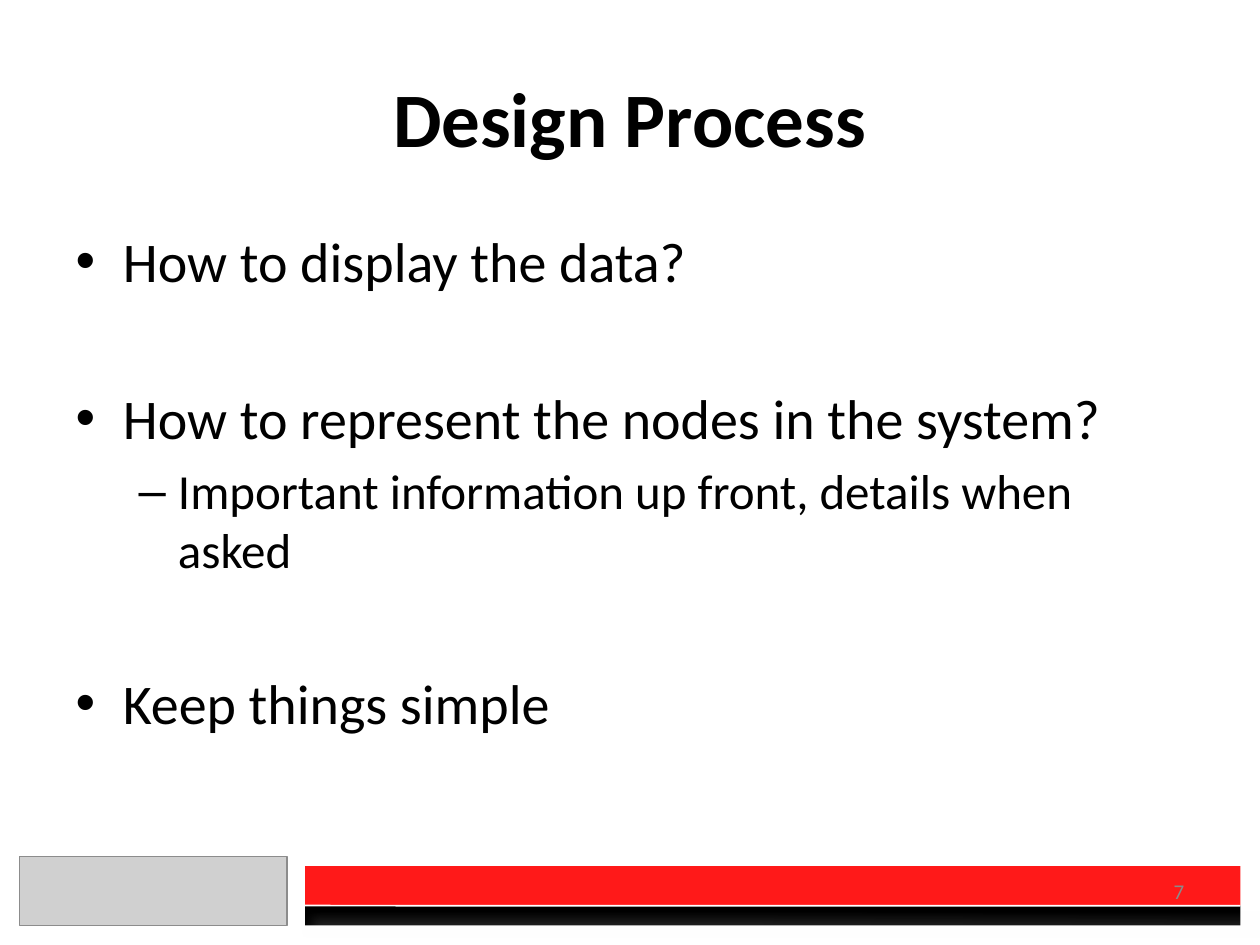
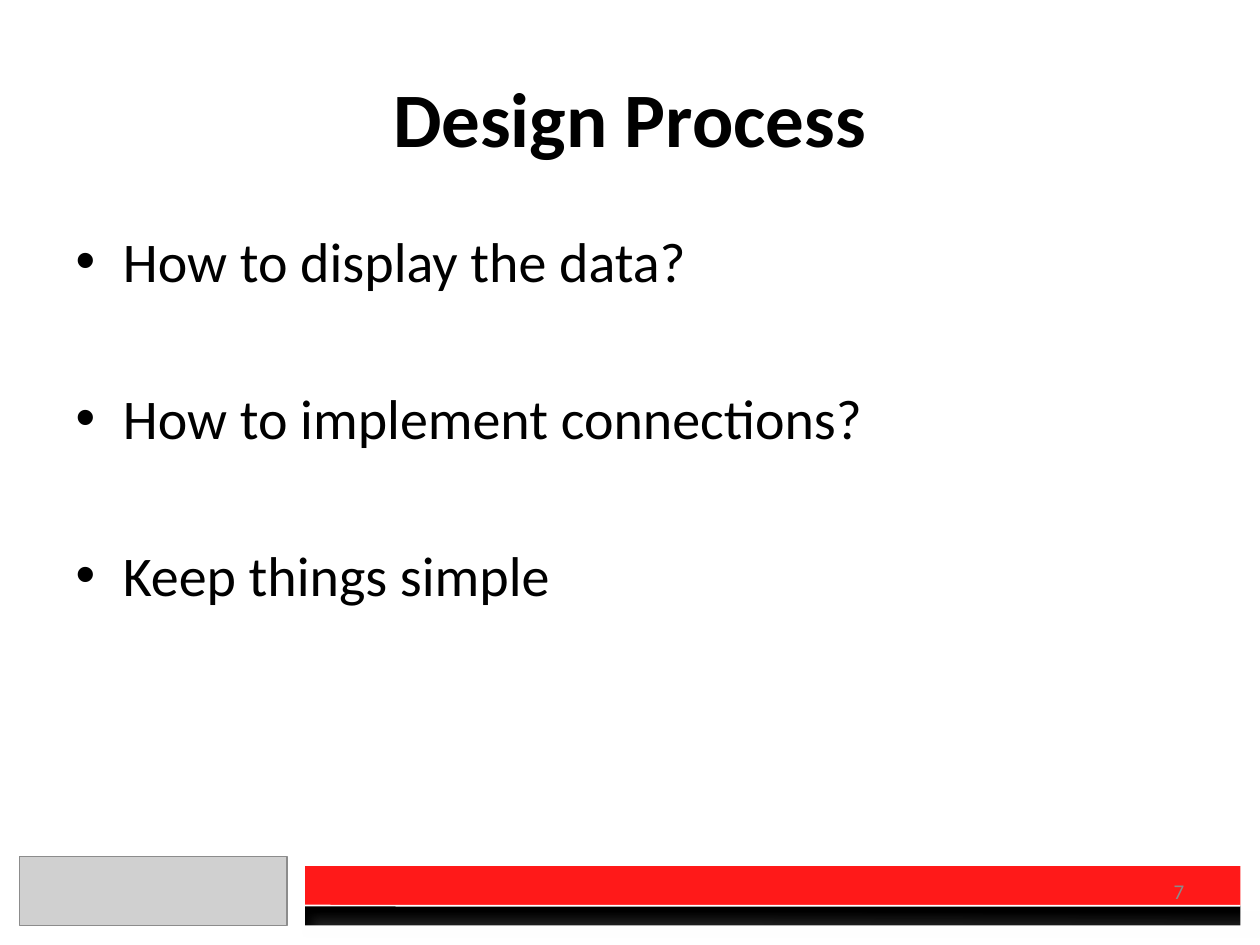
Before and after one commit to DanielSauve/OEC2017, a slide deck: slide 7 of Presentation.pptx. Drawn at 1260x945 pixels with LibreOffice and Linux fonts; fonts in the diff are those of the drawing; grey boxes stand for pictures. Boxes give left, top, right and bottom in pixels: in the first picture for what was removed or moved away, otherwise in the second. Text is boxed around its words. In the diff, an @@ line names an element or a change of style, - is before the commit and + after.

```diff
--- a/Presentation.pptx
+++ b/Presentation.pptx
@@ text at <box>123,400,862,448</box>: text changed; size 28 to 32 pt @@
-• How to represent the nodes in the system?
-  – Important information up front, details when asked
+• How to implement connections?
```
Also in this commit, not shown: 4 other slides changed, 4 other files.
